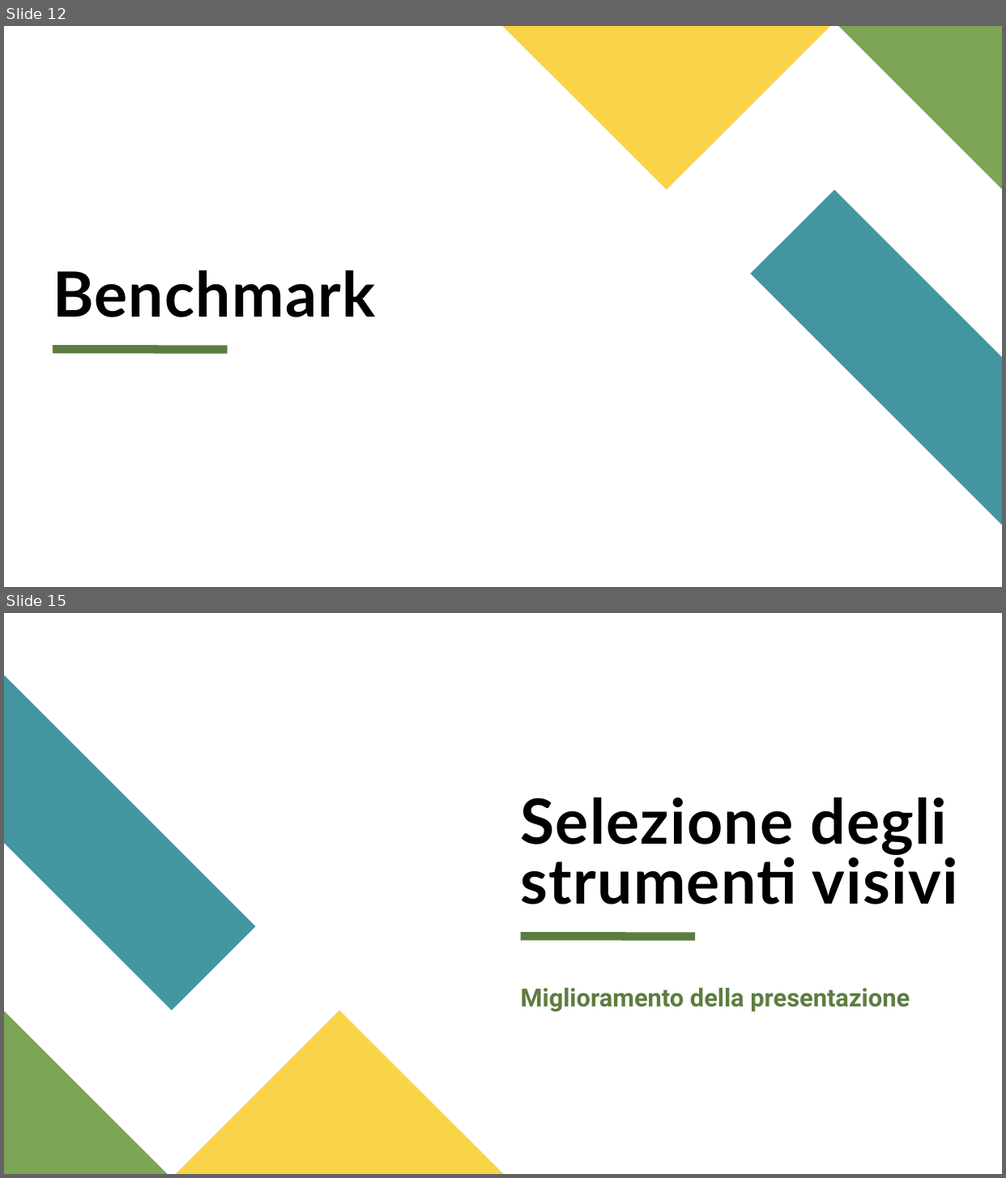
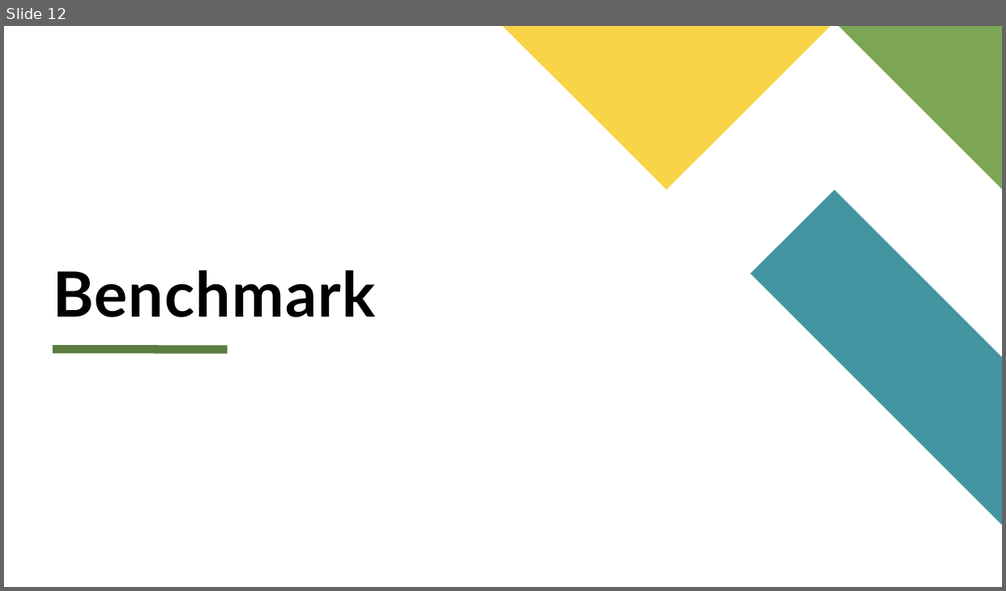
Before and after one commit to dennyciccia/full-text-search-engine, a slide deck: presentazione/Presentazione search engine.pptx. Shown one above the other, each under a label of ours: slides 12 and 15 before the commit, slide 12 after it; the slides between them are not shown. The pictures are 1006x1178 and 1006x591 pixels, drawn with LibreOffice and Linux fonts; fonts in the diff are those of the drawing. Boxes give left, top, right and bottom in pixels: in the first picture for what was removed or moved away, otherwise in the second. Text is boxed around its words. In the diff, an @@ line names an element or a change of style, - is before the commit and + after.

```diff
--- a/presentazione/Presentazione search engine.pptx
+++ b/presentazione/Presentazione search engine.pptx
@@ slide 15 removed at bbox=[4, 613, 1002, 1174], background #FFFFFF @@
@@ freeform shape removed at bbox=[4, 675, 256, 1011] @@
@@ title removed at bbox=[521, 797, 958, 905] @@
-Selezione degli strumenti visivi
@@ line removed from (521, 936) to (695, 936) @@
@@ text removed at bbox=[521, 988, 910, 1012] @@
-Miglioramento della presentazione
@@ freeform shape removed at bbox=[4, 1012, 167, 1174] @@
@@ freeform shape removed at bbox=[176, 1011, 503, 1174] @@
```
Also in this commit, not shown: 8 slides changed, 3 slides added, 9 other slides removed.
